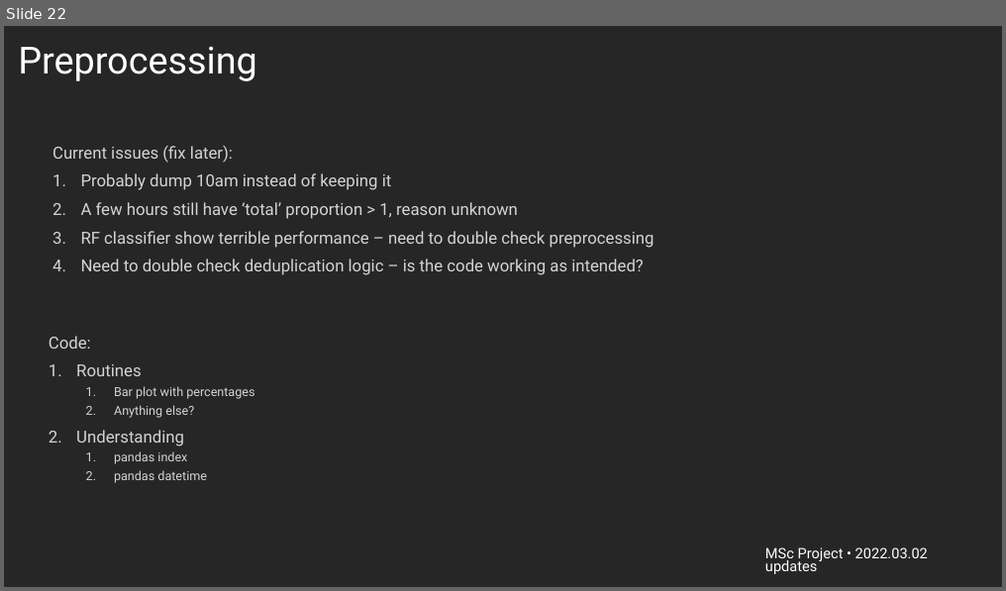
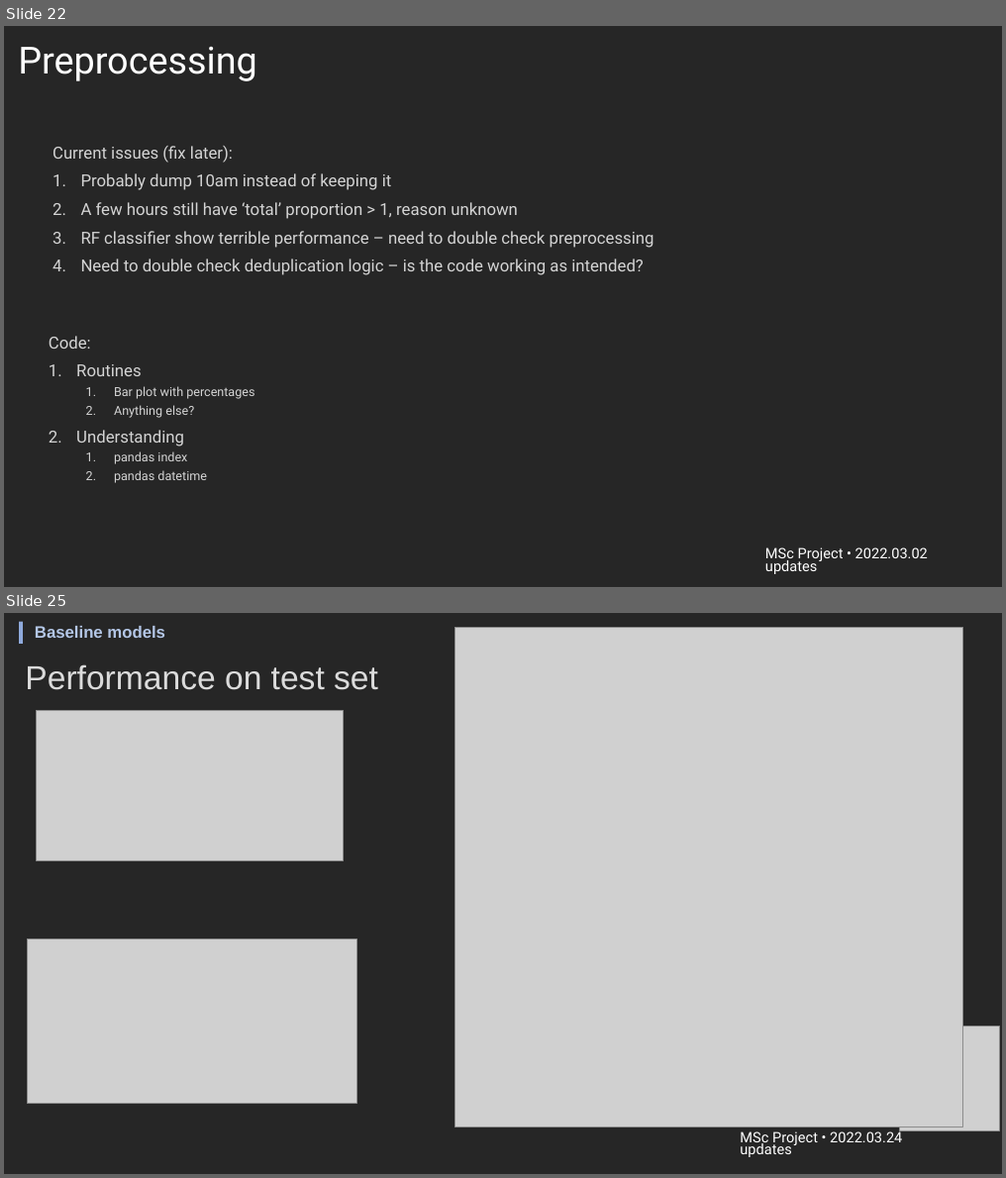
Before and after one commit to harris-yh-wong/msc-research-project, a slide deck: viz/msc_project_updates.pptx. Shown one above the other, each under a label of ours: slide 22 before the commit, slides 22 and 25 after it; the slides between them are not shown. The pictures are 1006x591 and 1006x1178 pixels, drawn with LibreOffice and Linux fonts; fonts in the diff are those of the drawing; grey boxes stand for pictures; background and template pictures are left out. Boxes give left, top, right and bottom in pixels: in the first picture for what was removed or moved away, otherwise in the second. Text is boxed around its words. In the diff, an @@ line names an element or a change of style, - is before the commit and + after.

```diff
--- a/viz/msc_project_updates.pptx
+++ b/viz/msc_project_updates.pptx
@@ slide 25 added at bbox=[4, 613, 1002, 1174], background #262626 @@
@@ rectangle added at bbox=[19, 622, 23, 644], fill #8FAADC @@
@@ text added at bbox=[35, 626, 165, 638], 16 pt, text #B4C7E7, bold @@
+Baseline models
@@ picture added at bbox=[455, 628, 963, 1128] @@
@@ title added at bbox=[25, 664, 378, 690], 32 pt, text #DBDBDB @@
+Performance on test set
@@ picture added at bbox=[37, 711, 344, 861] @@
@@ picture added at bbox=[27, 939, 356, 1103] @@
@@ picture added at bbox=[899, 1026, 999, 1131] @@
@@ text added at bbox=[740, 1129, 902, 1157], 13.9 pt, text #FFFFFF @@
+MSc Project • 2022.03.24 updates
```
Also in this commit, not shown: 4 slides changed, 8 other slides added.
